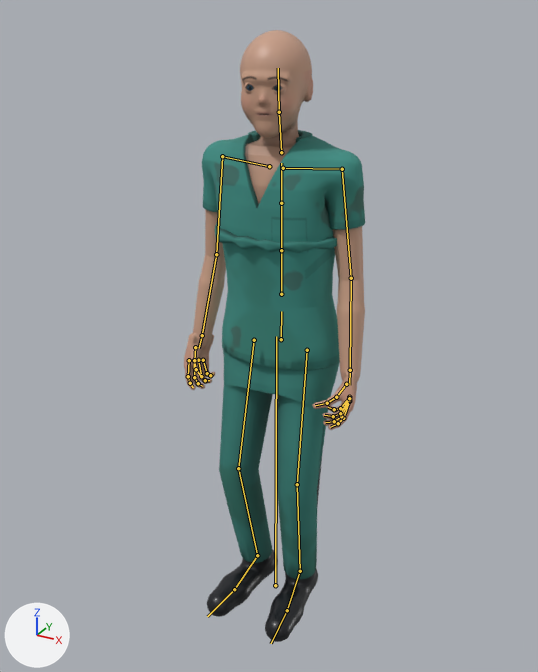
What one commit did to the glTF model assets/models/characters/human/surgeon_st.glb.
Both versions are drawn from a camera (50 mm lens) standing at (0.953, -1.78, 1.827) and looking at (-0.015, -0.019, 0.947). Lighting does not change. The marker at lower left points along +X, +Y and +Z. The older version comes first. Both versions are drawn at frame 29 of the action 'Idle'; the numbers are the values there. The bones that bend it are drawn over the model as lines.

The first picture shows 'Human', 'Human_TopLower', 'Human_TopRolled'.
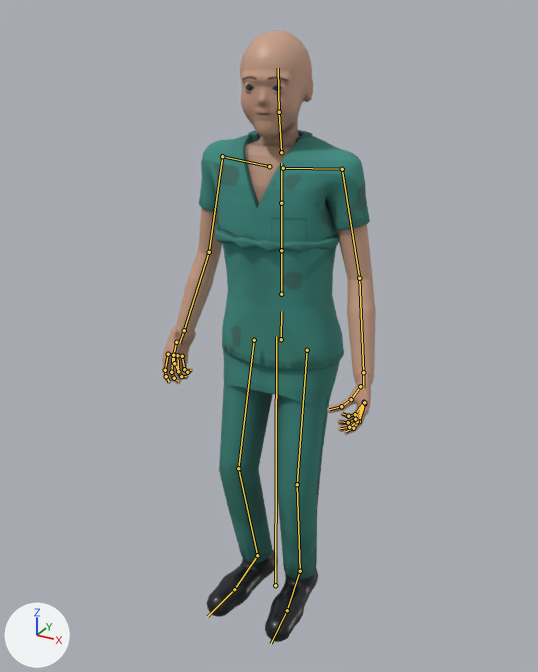
Pixel boxes (x1, y1, x2, y2) of what changed, in the pictures (538 x 672 px):
'Human', posed (18% wider): before (184, 30, 365, 642); after (162, 30, 376, 642)
bone 'upperarm.L', root to tip: before (342, 169) to (351, 278); after (342, 169) to (359, 278)
bone 'forearm.L', root to tip: before (351, 278) to (350, 370); after (359, 278) to (363, 372)
bone 'upperarm.R', root to tip: before (222, 156) to (216, 254); after (222, 156) to (209, 252)
bone 'forearm.R', root to tip: before (216, 254) to (202, 335); after (209, 252) to (184, 330)

The change, as a diff of the scene's bpy script:
```diff
--- a/assets/models/characters/human/surgeon_st.glb.py
+++ b/assets/models/characters/human/surgeon_st.glb.py
@@ bone_upperarm_l @@
 bone_upperarm_l = bpy.data.objects['Human_Rig'].pose.bones['upperarm.L']  # child of 'shoulder.L'
-bone_upperarm_l.rotation_quaternion = (0.929, -0.025, -0.138, -0.343)  # degrees (3, -16, -41)
+bone_upperarm_l.rotation_quaternion = (0.943, -0.018, -0.139, -0.301)  # degrees (3, -16, -36)
@@ bone_forearm_l @@
 bone_forearm_l = bpy.data.objects['Human_Rig'].pose.bones['forearm.L']  # child of 'upperarm.L'
-bone_forearm_l.rotation_quaternion = (0.998, -0.001, -0.062, -0.03)  # degrees (0, -7, -3)
+bone_forearm_l.rotation_quaternion = (0.995, 0.043, -0.083, -0.043)  # degrees (5, -9, -5)
@@ bone_upperarm_r @@
 bone_upperarm_r = bpy.data.objects['Human_Rig'].pose.bones['upperarm.R']  # child of 'shoulder.R'
-bone_upperarm_r.rotation_quaternion = (0.929, -0.025, 0.138, 0.343)  # degrees (3, 16, 41)
+bone_upperarm_r.rotation_quaternion = (0.943, -0.018, 0.139, 0.301)  # degrees (3, 16, 36)
@@ bone_forearm_r @@
 bone_forearm_r = bpy.data.objects['Human_Rig'].pose.bones['forearm.R']  # child of 'upperarm.R'
-bone_forearm_r.rotation_quaternion = (0.998, -0.001, 0.062, 0.03)  # degrees (0, 7, 3)
+bone_forearm_r.rotation_quaternion = (0.995, 0.043, 0.083, 0.043)  # degrees (5, 9, 5)
```
